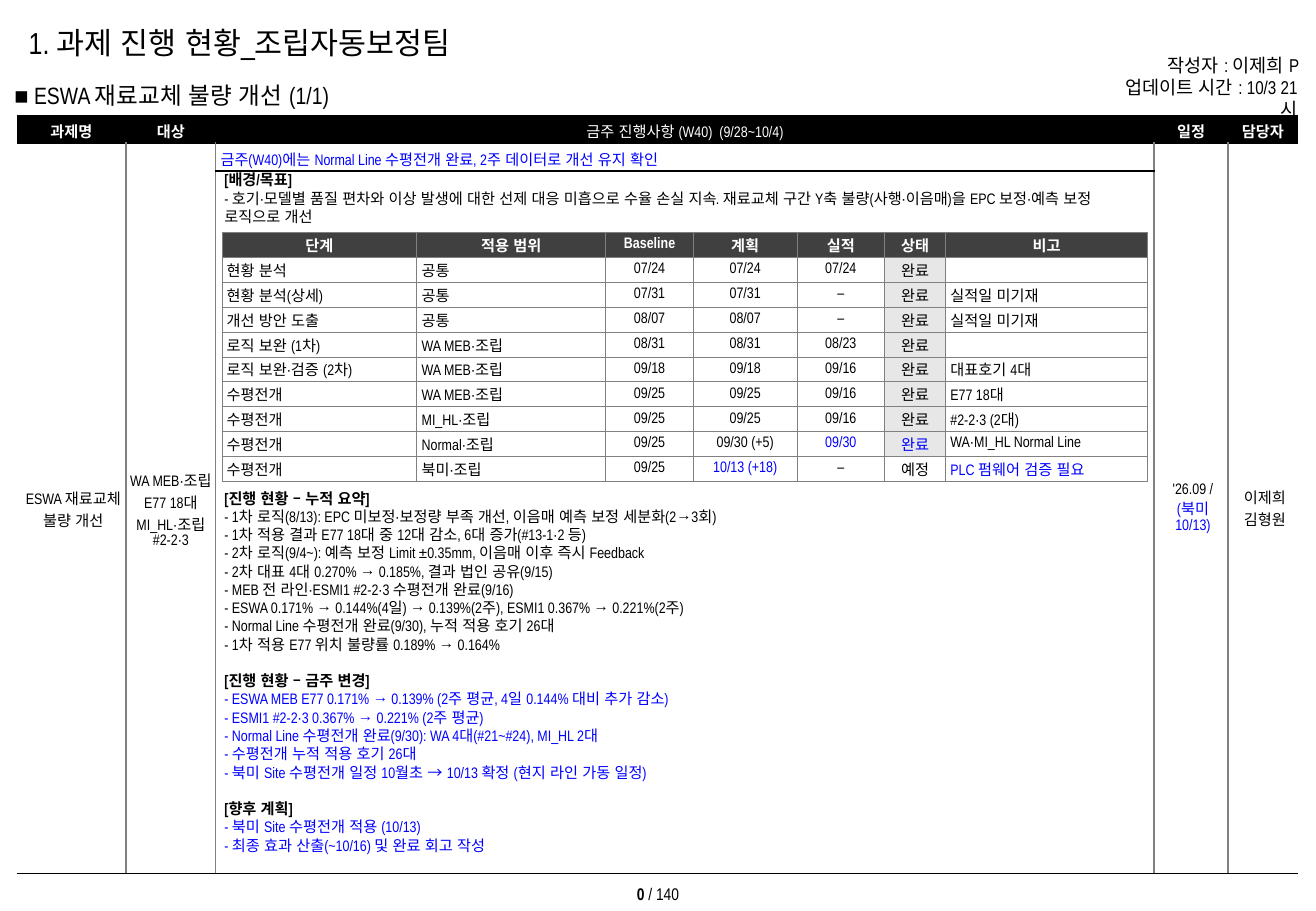
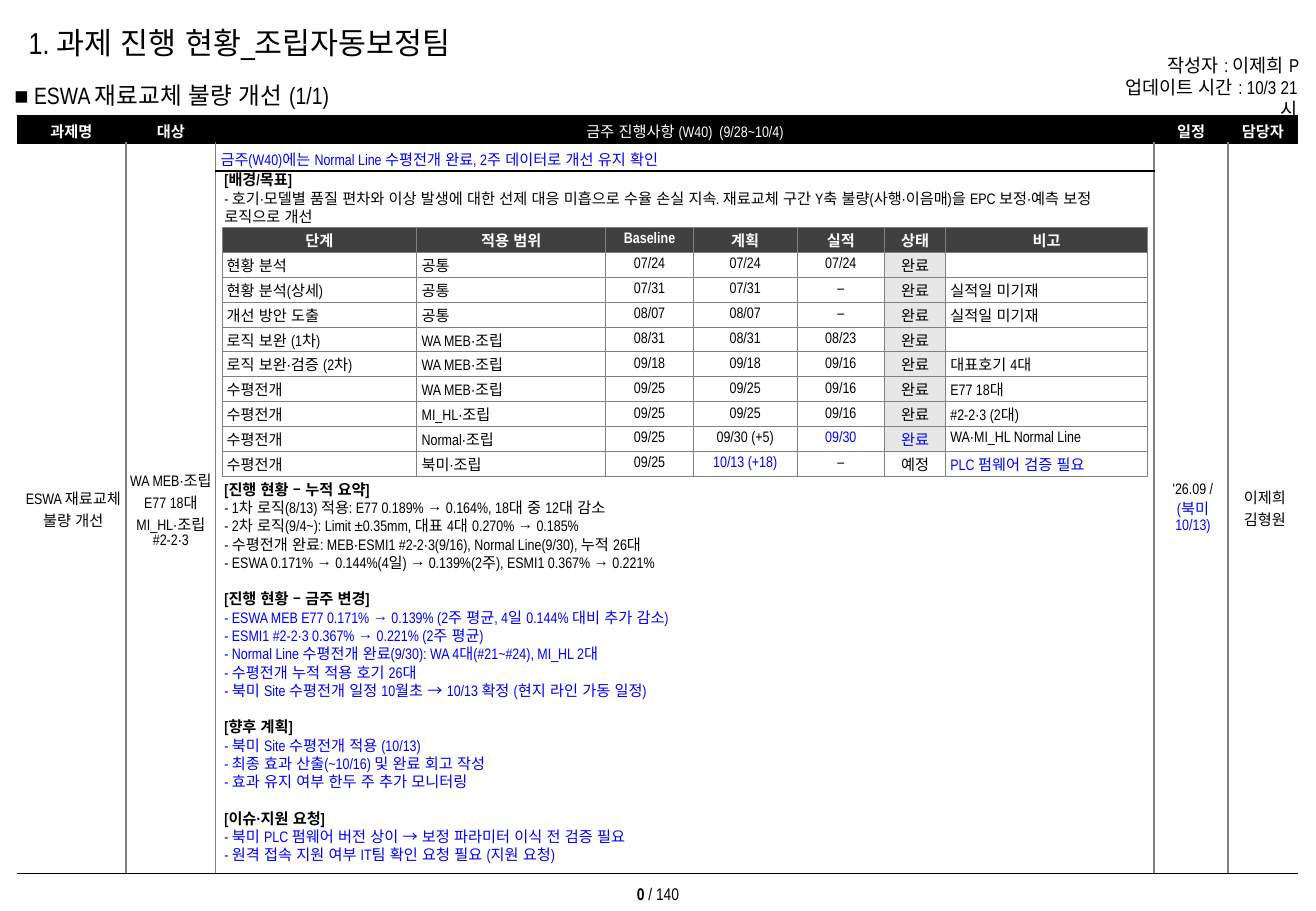
Before and after one commit to Lee-Jaehu/Box, a slide deck: slide 1 of weekly-report/demo/w40/out/output/P-ASM-001_2026-W40.pptx. Drawn at 1316x911 pixels with LibreOffice and Linux fonts; fonts in the diff are those of the drawing. Boxes give left, top, right and bottom in pixels: in the first picture for what was removed or moved away, otherwise in the second. Text is boxed around its words. In the diff, an @@ line names an element or a change of style, - is before the commit and + after.

```diff
--- a/weekly-report/demo/w40/out/output/P-ASM-001_2026-W40.pptx
+++ b/weekly-report/demo/w40/out/output/P-ASM-001_2026-W40.pptx
@@ table: place and size @@
-table at (222,232,1147,856)
+table at (222,227,1147,476)
@@ text "[진행 현황 – 누적 요약]": place and size @@
-text "[진행 현황 – 누적 요약]" at (224,491,716,854)
+text "[진행 현황 – 누적 요약]" at (224,482,669,863)
@@ text at (232,500,654,571): text changed @@
-- 1차 로직(8/13): EPC 미보정·보정량 부족 개선, 이음매 예측 보정 세분화(2→3회)
-- 1차 적용 결과 E77 18대 중 12대 감소, 6대 증가(#13-1·2 등)
-- 2차 로직(9/4~): 예측 보정 Limit ±0.35mm, 이음매 이후 즉시 Feedback
-- 2차 대표 4대 0.270% → 0.185%, 결과 법인 공유(9/15)
-- MEB 전 라인·ESMI1 #2-2·3 수평전개 완료(9/16)
-- ESWA 0.171% → 0.144%(4일) → 0.139%(2주), ESMI1 0.367% → 0.221%(2주)
-- Normal Line 수평전개 완료(9/30), 누적 적용 호기 26대
-- 1차 적용 E77 위치 불량률 0.189% → 0.164%
+- 1차 로직(8/13) 적용: E77 0.189% → 0.164%, 18대 중 12대 감소
+- 2차 로직(9/4~): Limit ±0.35mm, 대표 4대 0.270% → 0.185%
+- 수평전개 완료: MEB·ESMI1 #2-2·3(9/16), Normal Line(9/30), 누적 26대
+- ESWA 0.171% → 0.144%(4일) → 0.139%(2주), ESMI1 0.367% → 0.221%
@@ text at (224,774,625,863): paragraphs added @@
+- 효과 유지 여부 한두 주 추가 모니터링
+[이슈·지원 요청]
+- 북미 PLC 펌웨어 버전 상이 → 보정 파라미터 이식 전 검증 필요
+- 원격 접속 지원 여부 IT팀 확인 요청 필요 (지원 요청)
```
Also in this commit, not shown: 1 slide removed, 50 other files.
